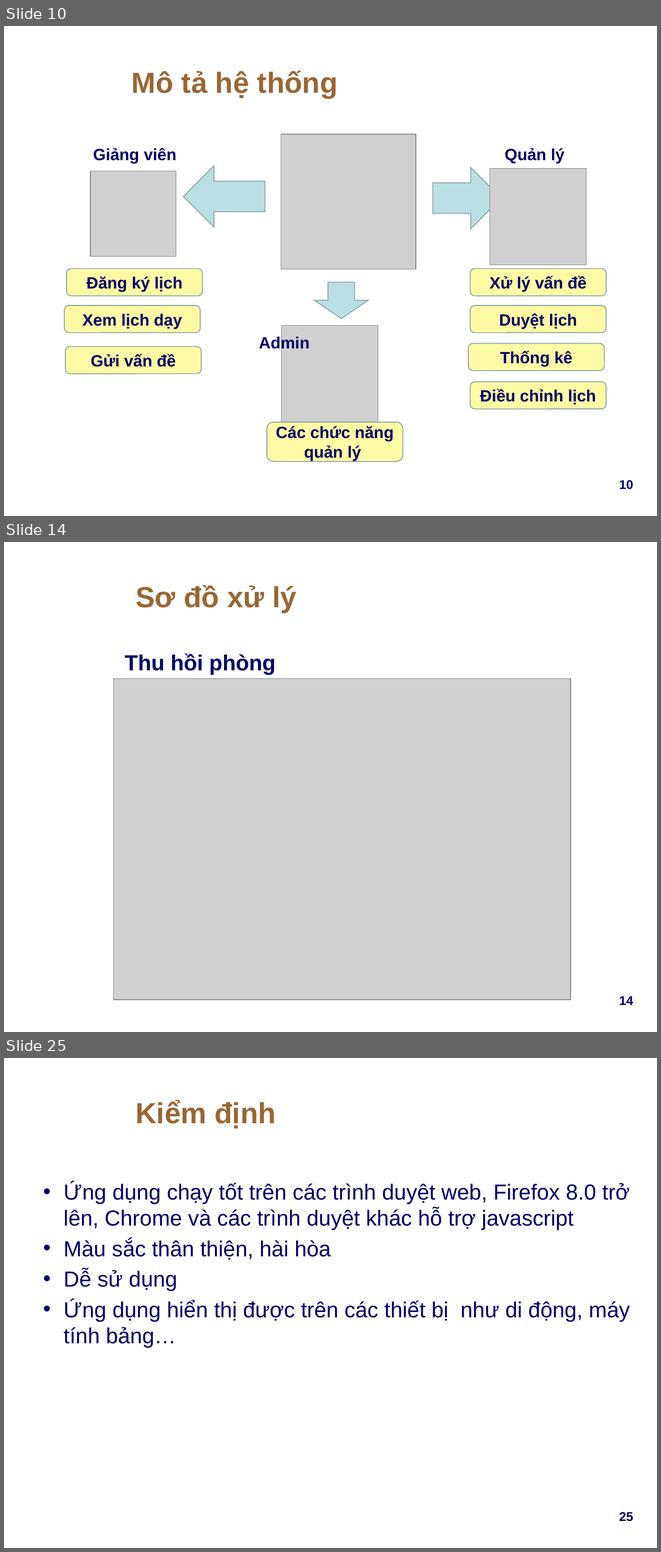
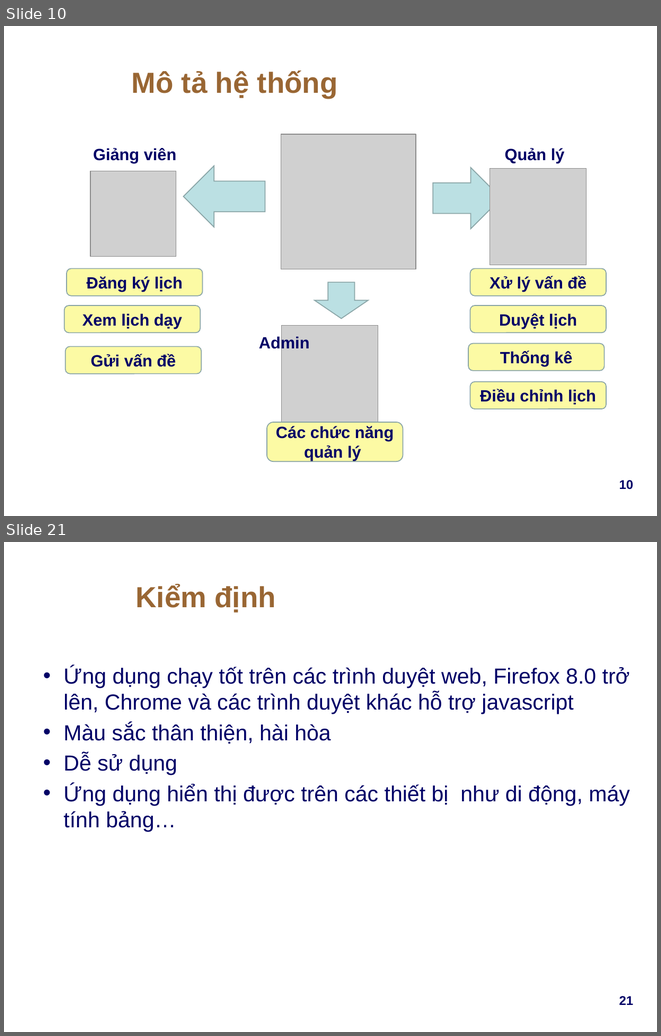
Before and after one commit to pnqphong95/lab-manager, a slide deck: docs/resources/Presentation.pptx. Shown one above the other, each under a label of ours: slides 10, 14 and 25 before the commit, slides 10 and 21 after it; the slides between them are not shown. The pictures are 661x1552 and 661x1036 pixels, drawn with LibreOffice and Linux fonts; fonts in the diff are those of the drawing; grey boxes stand for pictures; background and template pictures are left out. Boxes give left, top, right and bottom in pixels: in the first picture for what was removed or moved away, otherwise in the second. Text is boxed around its words. In the diff, an @@ line names an element or a change of style, - is before the commit and + after.

```diff
--- a/docs/resources/Presentation.pptx
+++ b/docs/resources/Presentation.pptx
@@ slide 14 removed at (4, 542, 657, 1032), background picture (left out) @@
@@ title removed at (135, 585, 297, 612) @@
-Sơ đồ xử lý
@@ text removed at (125, 653, 275, 674) @@
-Thu hồi phòng
@@ picture removed at (114, 678, 571, 1000) @@
@@ page number removed at (619, 996, 634, 1005) @@
-14
@@ what was slide 25 is now slide 21 @@
@@ page number at (619, 996, 634, 1005): text changed @@
-25
+21
```
Also in this commit, not shown: 14 slides changed, 1 slide added, 4 other slides removed.
